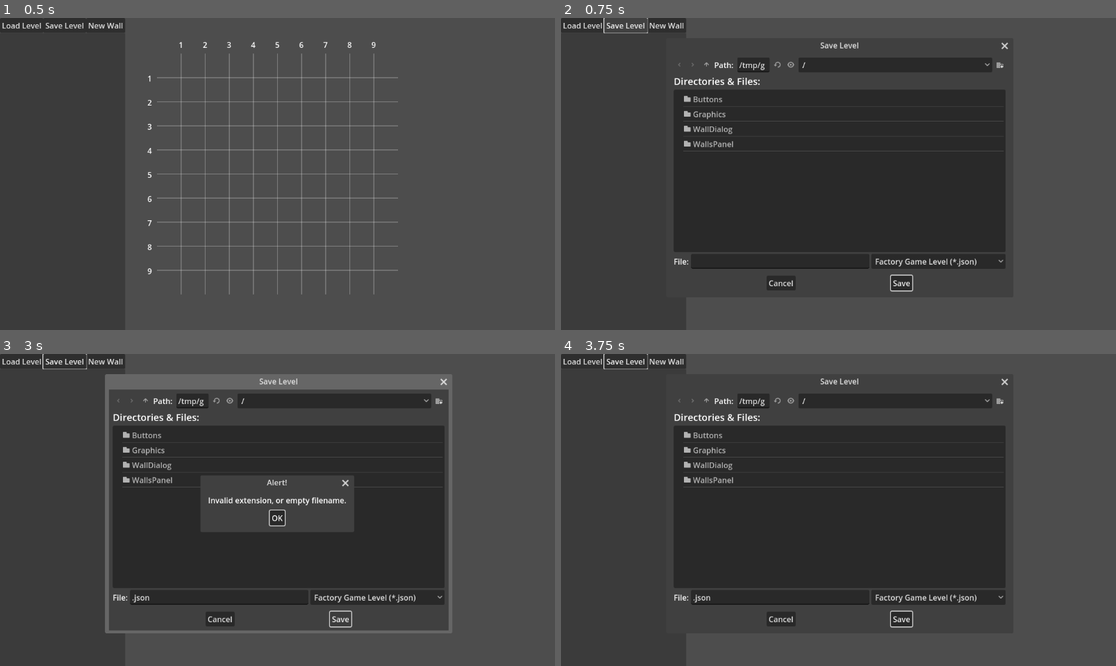
Above: before the commit, frames 1-4 (two rows, left to right).
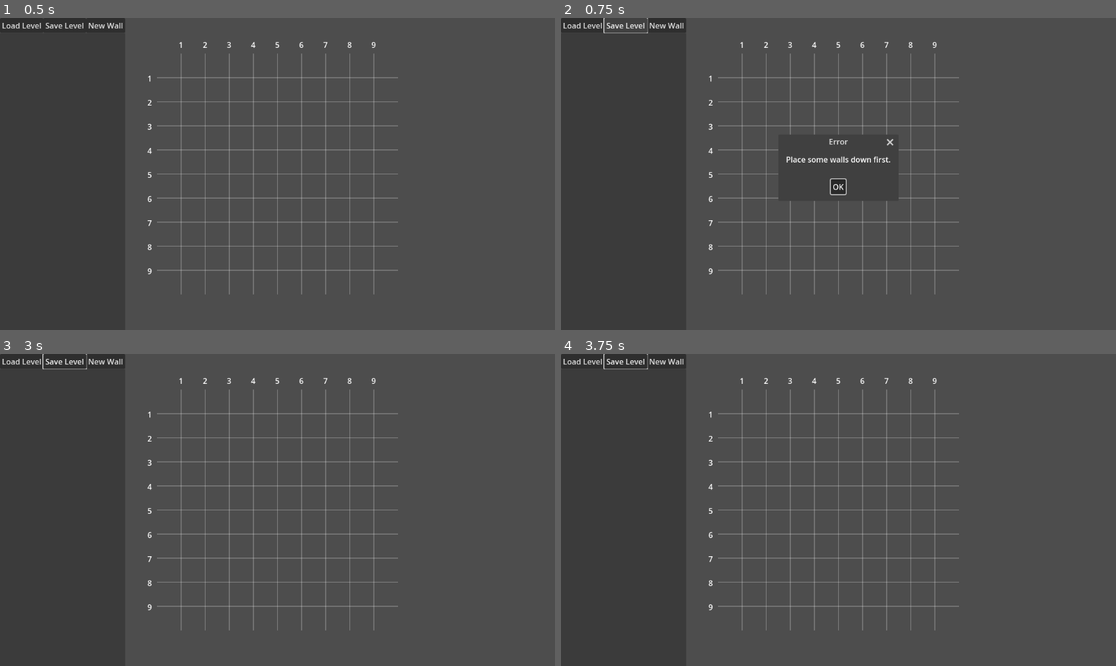
Above: after the commit, the same moments.

Repository: 7Limes/factory-minigame-editor
Game: Godot game, scene res://root.tscn
The game is run twice, just before and just after one commit, with the same random seed, the same clock (stepped at 60 frames per second) and the same inputs.
Inputs (mouse positions are in pixels of both pictures, inside the frame that each line leads up to):
- Up to frame 1 (0.5 s): no input
- Up to frame 2 (0.75 s): click "Save Level" at 0.5 s
- Up to frame 3 (3 s): click "New Wall" at 1.25 s; click "New Wall" at 2 s; click "Save" (after the commit: "OK") at 2.75 s
- Up to frame 4 (3.75 s): click (694, 400) at 3.52 s

Frame 1 is identical in both runs. In frame 2, 31% of the frame differs, in the area x 20-81%, y 7-89%; in frame 3, 36%, in the area x 18-82%, y 6-90%; in frame 4, 35%.

Commit message:
Add loading levels

Diff:
--- a/Buttons/menubar.gd
+++ b/Buttons/menubar.gd
@@ -1,9 +1,16 @@
 extends Node
 
+@onready var root = $".."
 @onready var load_file_dialog = $LoadButton/LoadFileDialog
 @onready var save_file_dialog = $SaveButton/SaveFileDialog
 @onready var wall_dialog = $"../WallDialog"
-@onready var root = $".."
+@onready var message_dialog = $"../MessageDialog"
+
+
+func show_message(title: String, message: String):
+	message_dialog.title = title
+	message_dialog.dialog_text = message
+	message_dialog.popup_centered()
 
 
 func wall_data_to_dict(all_wall_data: Array) -> Dictionary:
@@ -16,16 +23,40 @@
 	return dict
 
 
+# Returns: Array[WallData]
+func dict_to_wall_data(level_dict: Dictionary) -> Array:
+	var all_wall_data: Array = []
+	for wall_data_array in level_dict['static']:
+		var wall_data = WallData.new()
+		wall_data.type = WallData.WallType.STATIC
+		wall_data.data = wall_data_array
+		wall_data.index = len(all_wall_data)
+		all_wall_data.append(wall_data)
+	for wall_data_array in level_dict['dynamic']:
+		var wall_data = WallData.new()
+		wall_data.type = WallData.WallType.DYNAMIC
+		wall_data.data = wall_data_array
+		wall_data.index = len(all_wall_data)
+		all_wall_data.append(wall_data)
+	return all_wall_data
+
+
 func _on_load_button_pressed() -> void:
 	load_file_dialog.add_filter('*.json', 'Factory Game Level')
 	load_file_dialog.show()
 
 
 func _on_load_file_dialog_file_selected(path: String) -> void:
-	print(path)
+	var level_dict = JSON.parse_string(FileAccess.get_file_as_string(path))
+	root.all_wall_data = dict_to_wall_data(level_dict)
+	root.update_walls()
+
 
 
 func _on_save_button_pressed() -> void:
+	if not root.all_wall_data:
+		show_message('Error', 'Place some walls down first.')
+		return
 	save_file_dialog.add_filter('*.json', 'Factory Game Level')
 	save_file_dialog.show()
 
@@ -34,7 +65,7 @@
 	var wall_data_dict = wall_data_to_dict(root.all_wall_data)
 	var file = FileAccess.open(path, FileAccess.WRITE)
 	file.store_string(JSON.stringify(wall_data_dict))
-	print('Save done!')
+	show_message('Saved', 'Level saved successfully!')
 
 
 func _on_new_wall_button_pressed() -> void:
--- a/root.gd
+++ b/root.gd
@@ -18,16 +18,19 @@
 var wall_modify_index: int
 
 
+func update_walls():
+	wall_drawer.update()
+	wall_container_box.update()
+
+
 func _on_wall_dialog_confirmed(wall_data: WallData) -> void:
 	if wall_edit_type == WallEditType.NEW:
 		wall_data.index = len(all_wall_data)
 		all_wall_data.append(wall_data)
-		wall_drawer.update()
-		wall_container_box.update()
+		update_walls()
 
 	else:  # Modify
 		wall_data.index = wall_modify_index
 		all_wall_data[wall_modify_index] = wall_data
-		wall_drawer.update()
-		wall_container_box.update()
+		update_walls()
 	print(all_wall_data)
--- a/root.tscn
+++ b/root.tscn
@@ -79,6 +79,8 @@
 [node name="WallDialog" parent="." instance=ExtResource("4_s4300")]
 visible = false
 
+[node name="MessageDialog" type="AcceptDialog" parent="."]
+
 [connection signal="pressed" from="Menubar/LoadButton" to="Menubar" method="_on_load_button_pressed"]
 [connection signal="file_selected" from="Menubar/LoadButton/LoadFileDialog" to="Menubar" method="_on_load_file_dialog_file_selected"]
 [connection signal="pressed" from="Menubar/SaveButton" to="Menubar" method="_on_save_button_pressed"]
Not shown, changed: TODO.md
